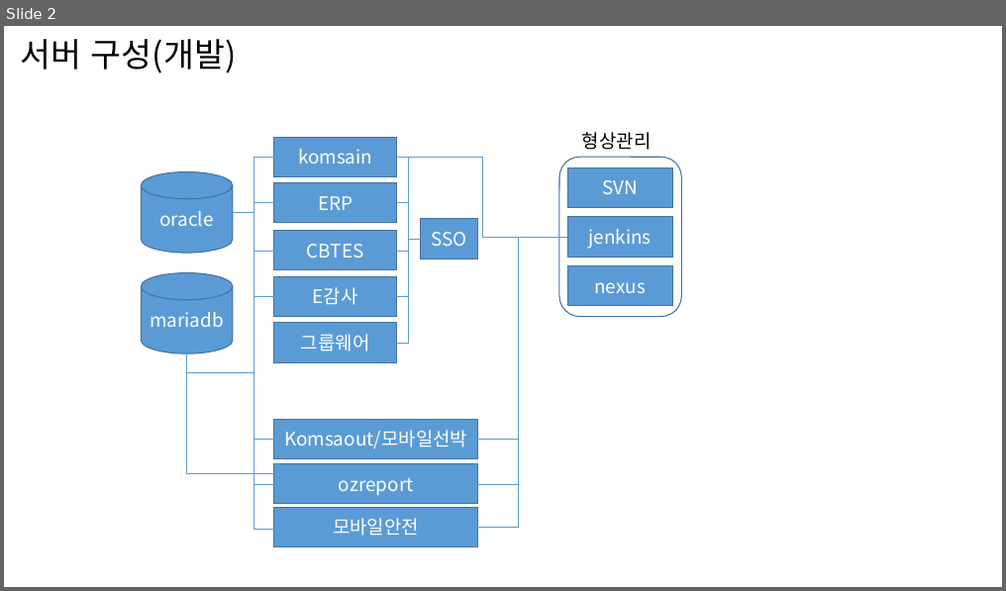
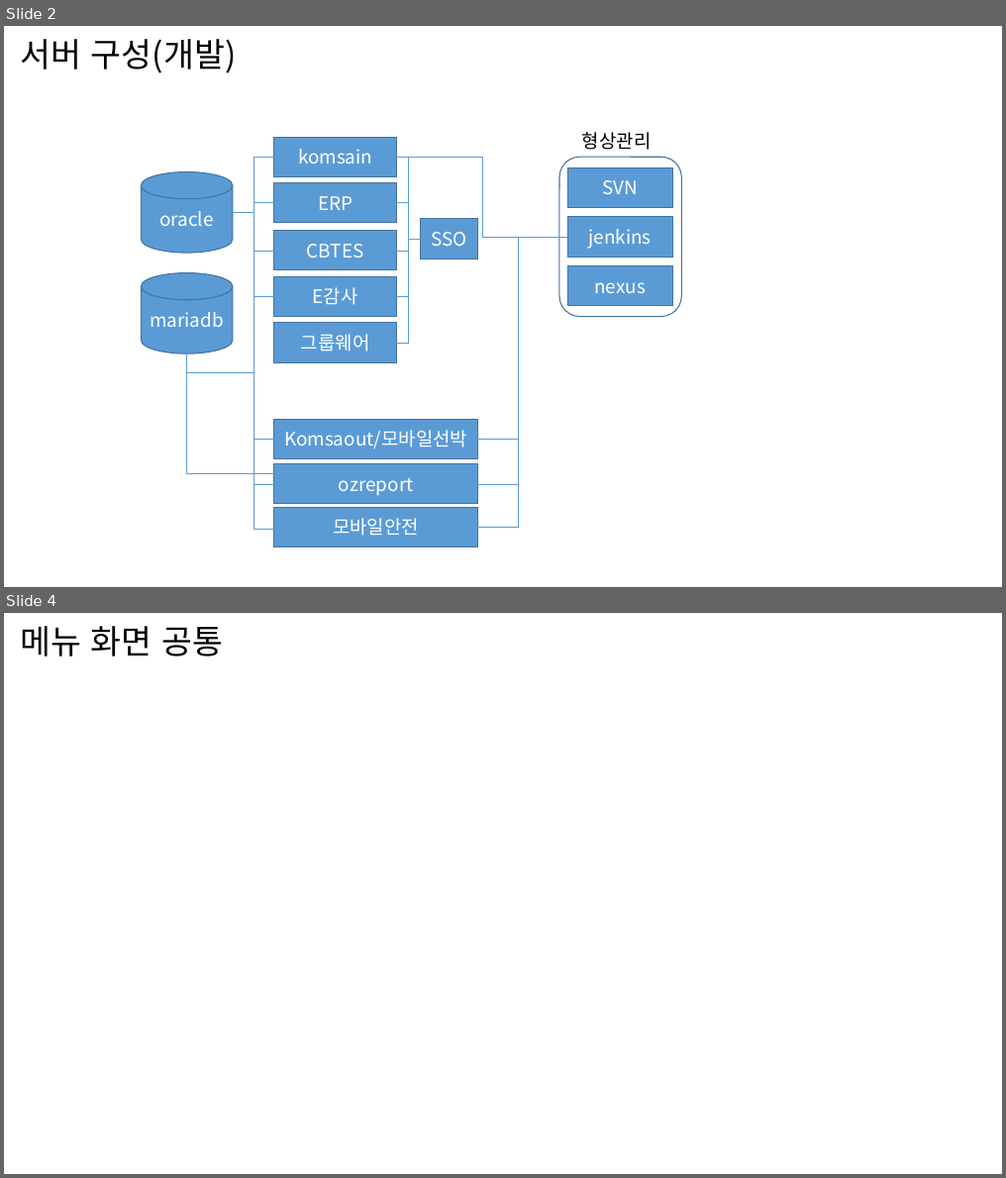
Before and after one commit to woowek/Documents, a slide deck: 지난 프로젝트/한국해양교통안전공단/종합 정리/ppt/서버 구성.pptx. Shown one above the other, each under a label of ours: slide 2 before the commit, slides 2 and 4 after it; the slides between them are not shown. The pictures are 1006x591 and 1006x1178 pixels, drawn with LibreOffice and Linux fonts; fonts in the diff are those of the drawing. Boxes give left, top, right and bottom in pixels: in the first picture for what was removed or moved away, otherwise in the second. Text is boxed around its words. In the diff, an @@ line names an element or a change of style, - is before the commit and + after.

```diff
--- a/지난 프로젝트/한국해양교통안전공단/종합 정리/ppt/서버 구성.pptx
+++ b/지난 프로젝트/한국해양교통안전공단/종합 정리/ppt/서버 구성.pptx
@@ slide 4 added at (x1=4, y1=613, x2=1002, y2=1174), background #FFFFFF @@
@@ title added at (x1=21, y1=626, x2=223, y2=657), 32 pt, text #000000 @@
+메뉴 화면 공통
```
Also in this commit, not shown: 1 other slide added, 3 other files.
